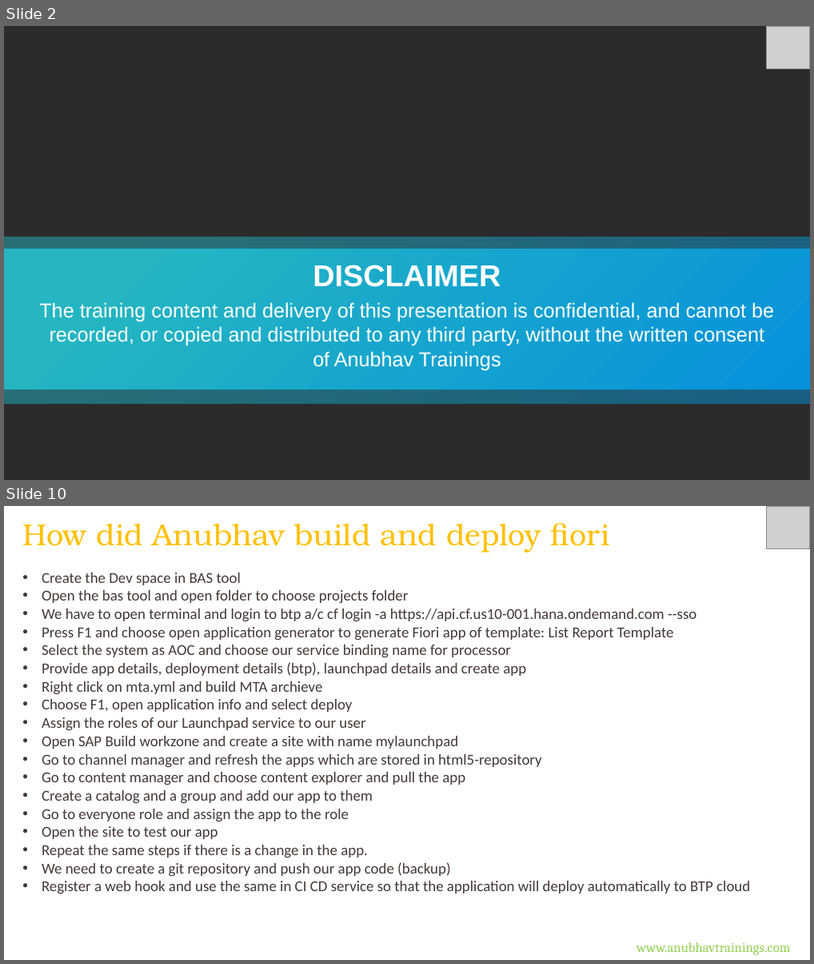
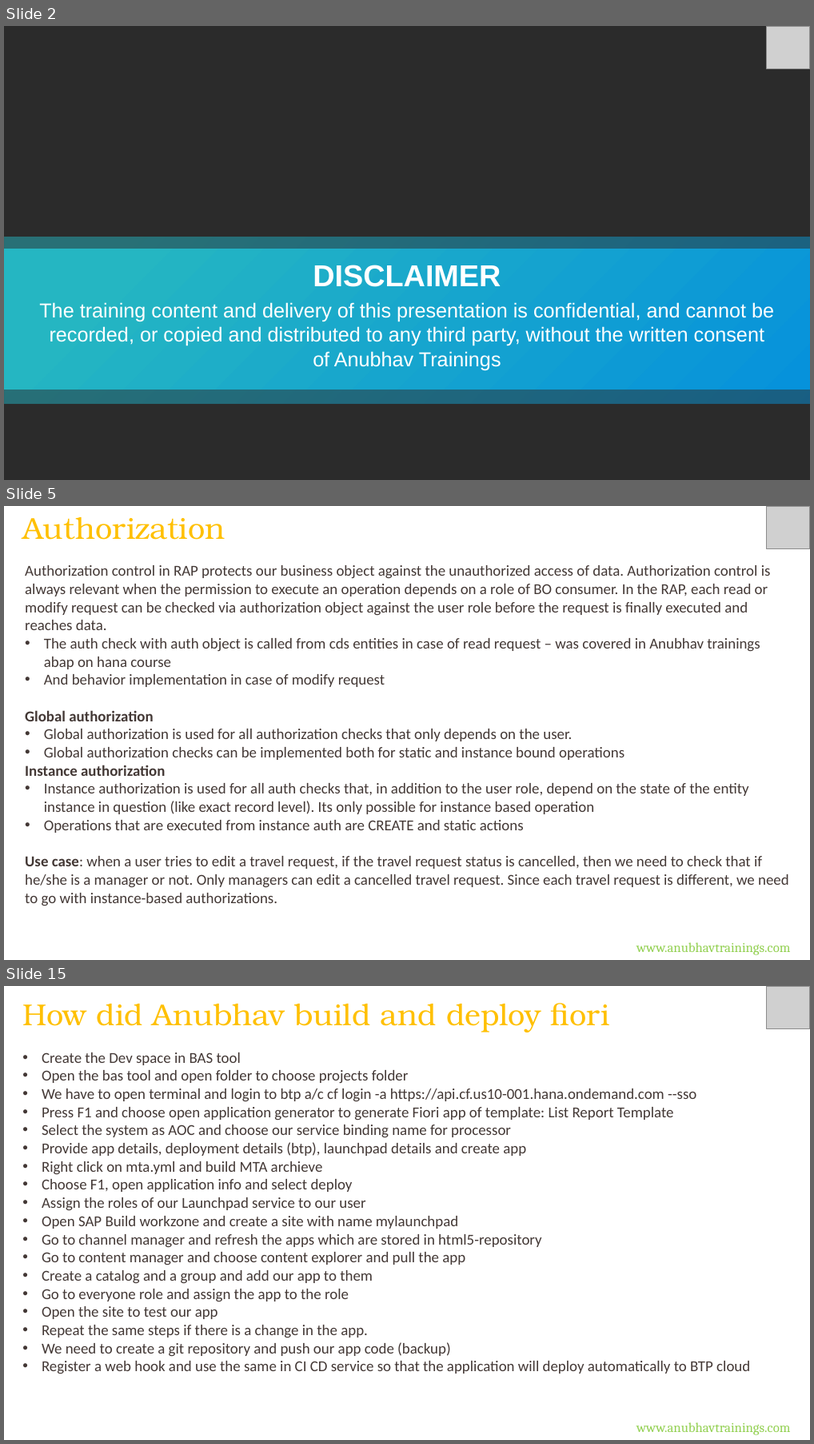
Before and after one commit to soyuztechnologies/Sony_SAP_BTP_Training, a slide deck: Day 26/DAY-26.pptx. Shown one above the other, each under a label of ours: slides 2 and 10 before the commit, slides 2, 5 and 15 after it; the slides between them are not shown. The pictures are 814x964 and 814x1444 pixels, drawn with LibreOffice and Linux fonts; fonts in the diff are those of the drawing; grey boxes stand for pictures; background and template pictures are left out; a plain dark background stands for a picture behind light text. Boxes give left, top, right and bottom in pixels: in the first picture for what was removed or moved away, otherwise in the second. Text is boxed around its words. In the diff, an @@ line names an element or a change of style, - is before the commit and + after.

Commit message:
Auto bot updater Anubhav Trainings

```diff
--- a/Day 26/DAY-26.pptx
+++ b/Day 26/DAY-26.pptx
@@ slide 5 added at (x1=4, y1=506, x2=810, y2=960), background #FFFFFF @@
@@ text added at (x1=22, y1=517, x2=225, y2=540), 36 pt, text #FFC000 @@
+Authorization
@@ picture added at (x1=767, y1=506, x2=810, y2=549) @@
@@ text added at (x1=25, y1=565, x2=790, y2=906), 18 pt, text #433835 @@
+Authorization control in RAP protects our business object against the unauthorized access of data. Authorization control is always relevant when the permission to execute an operation depends on a role of BO consumer. In the RAP, each read or modify request can be checked via authorization object against the user role before the request is finally executed and reaches data.
+• The auth check with auth object is called from cds entities in case of read request – was covered in Anubhav trainings abap on hana course
+• And behavior implementation in case of modify request
+Global authorization
+• Global authorization is used for all authorization checks that only depends on the user.
+• Global authorization checks can be implemented both for static and instance bound operations
+Instance authorization
+• Instance authorization is used for all auth checks that, in addition to the user role, depend on the state of the entity instance in question (like exact record level). Its only possible for instance based operation
+• Operations that are executed from instance auth are CREATE and static actions
+Use case: when a user tries to edit a travel request, if the travel request status is cancelled, then we need to check that if he/she is a manager or not. Only managers can edit a cancelled travel request. Since each travel request is different, we need to go with instance-based authorizations.
@@ text added at (x1=637, y1=942, x2=790, y2=955), 16 pt, text #92D050 @@
+www.anubhavtrainings.com
@@ what was slide 10 is now slide 15 @@
```
Also in this commit, not shown: 3 slides changed, 4 other slides added, 5 other files.
